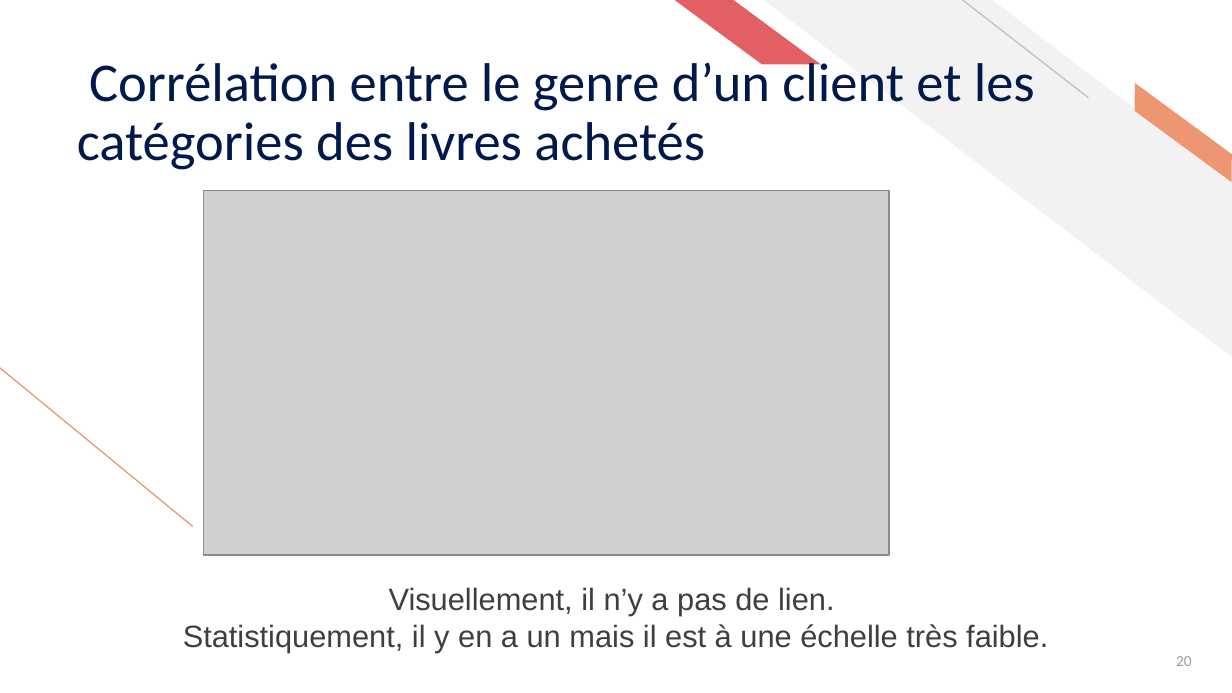
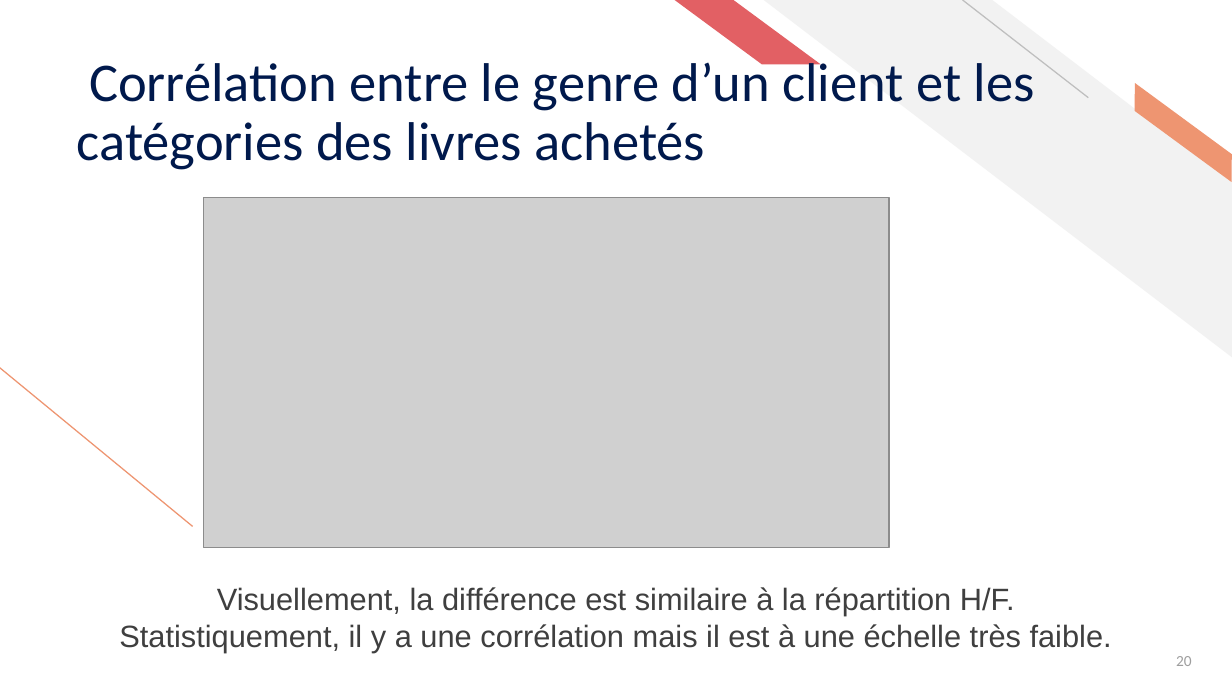
Before and after one commit to ziedbelhocine/Cours-OC, a slide deck: slide 20 of Data_Analyst/Projet_9/Belhocine_Zied_2_support_presentation_042026.pptx. Drawn at 1232x693 pixels with LibreOffice and Linux fonts; fonts in the diff are those of the drawing; grey boxes stand for pictures. Boxes give left, top, right and bottom in pixels: in the first picture for what was removed or moved away, otherwise in the second. Text is boxed around its words. In the diff, an @@ line names an element or a change of style, - is before the commit and + after.

```diff
--- a/Data_Analyst/Projet_9/Belhocine_Zied_2_support_presentation_042026.pptx
+++ b/Data_Analyst/Projet_9/Belhocine_Zied_2_support_presentation_042026.pptx
@@ picture: place and size @@
-picture at [203, 191, 890, 556]
+picture at [203, 198, 890, 548]
@@ text at [119, 587, 1112, 652]: text changed @@
-Visuellement, il n’y a pas de lien.
-Statistiquement, il y en a un mais il est à une échelle très faible.
+Visuellement, la différence est similaire à la répartition H/F.
+Statistiquement, il y a une corrélation mais il est à une échelle très faible.
```
Also in this commit, not shown: 8 other slides changed, 15 other files.
